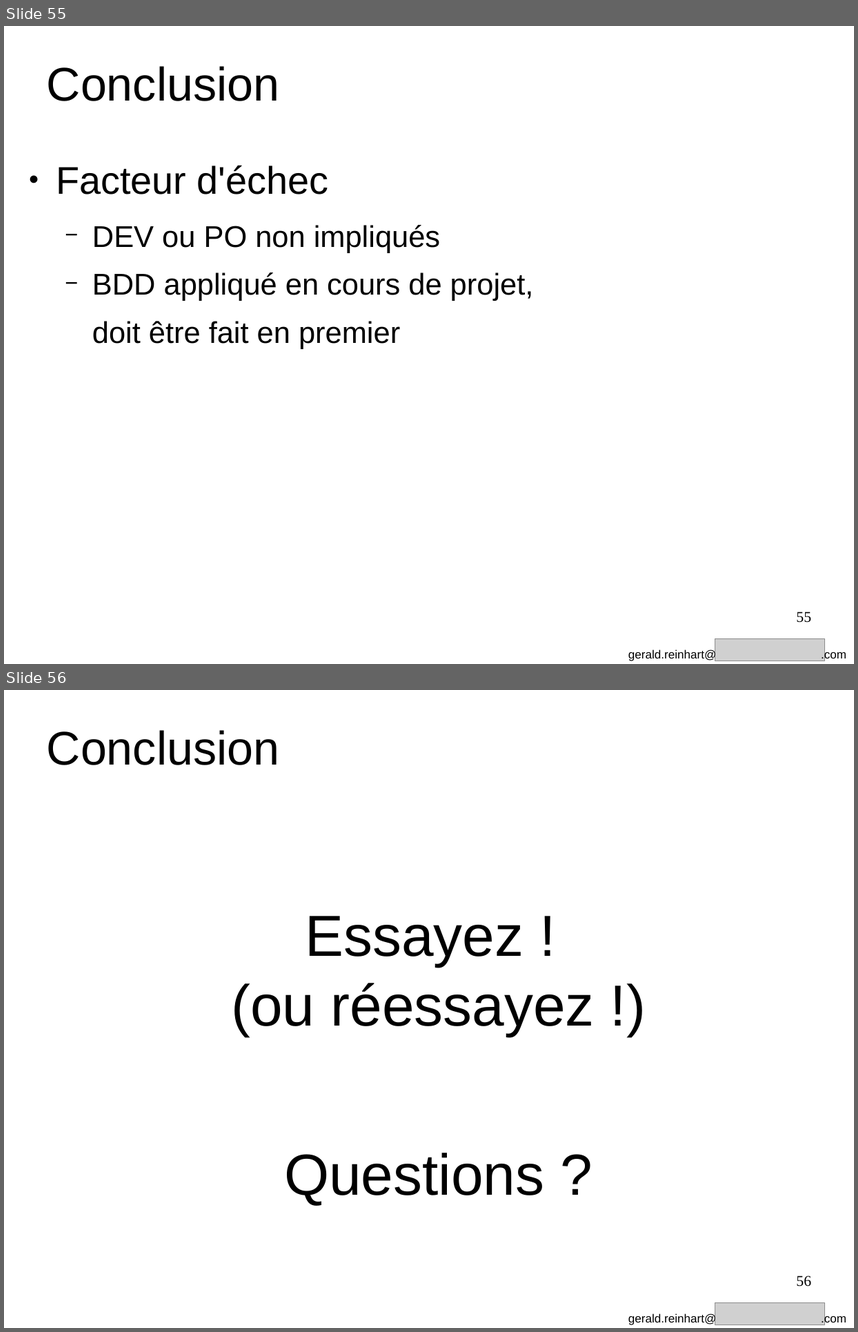
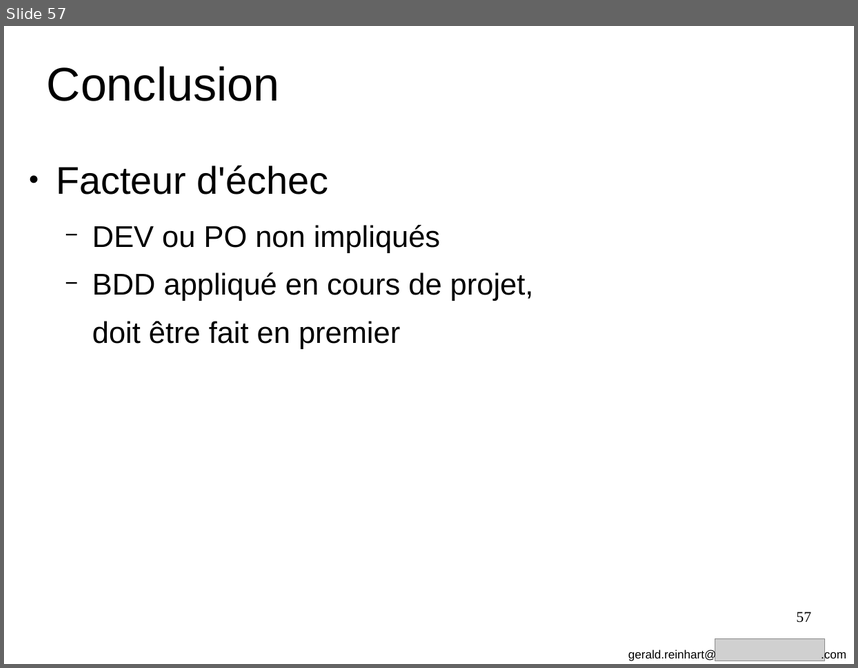
Before and after one commit to GeReinhart/dojo-bdd-library-ws-java, a slide deck: doc/BDD_presentation_agile_grenoble_2016.odp. Shown one above the other, each under a label of ours: slides 55 and 56 before the commit, slide 57 after it. The pictures are 858x1332 and 858x668 pixels, drawn with LibreOffice and Linux fonts; fonts in the diff are those of the drawing; grey boxes stand for pictures. Boxes give left, top, right and bottom in pixels: in the first picture for what was removed or moved away, otherwise in the second. Text is boxed around its words. In the diff, an @@ line names an element or a change of style, - is before the commit and + after.

```diff
--- a/doc/BDD_presentation_agile_grenoble_2016.odp
+++ b/doc/BDD_presentation_agile_grenoble_2016.odp
@@ slide 56 removed at (4,690,854,1328), background #FFFFFF @@
@@ text removed at (47,730,280,765) @@
-Conclusion
@@ text removed at (231,916,595,1205) @@
-Essayez !
-(ou réessayez !)
-Questions ?
@@ page number removed at (796,1275,811,1286) @@
-56
@@ picture removed at (715,1303,825,1325) @@
@@ text removed at (628,1312,846,1325) @@
-gerald.reinhart@ .com
@@ what was slide 55 is now slide 57 @@
@@ page number at (796,611,811,622): text changed @@
-55
+57
```
Also in this commit, not shown: 6 slides changed, 2 slides added, 6 other files.
